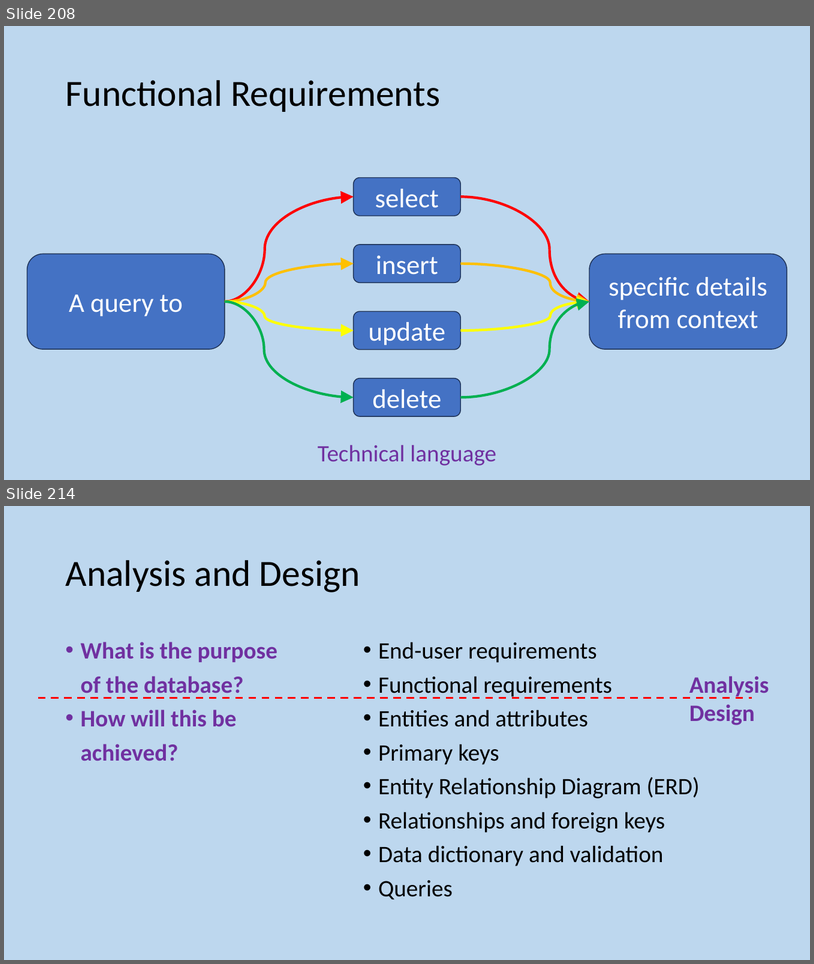
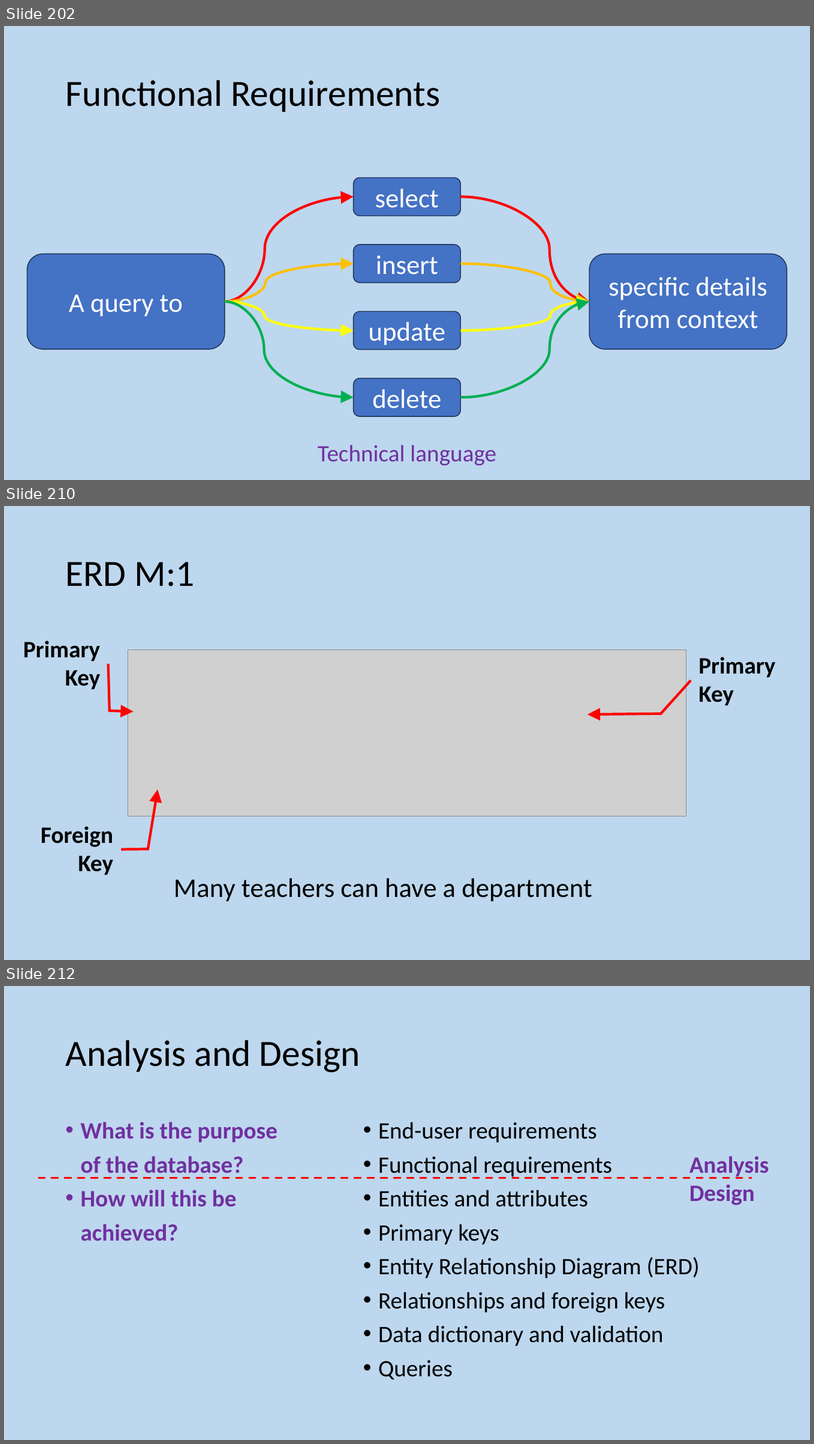
Before and after one commit to MrFriendCS/MrFriendCS.github.io, a slide deck: n5/ddd/N5 CS DDD Slides.pptx. Shown one above the other, each under a label of ours: slides 208 and 214 before the commit, slides 202, 210 and 212 after it; the slides between them are not shown. The pictures are 814x964 and 814x1444 pixels, drawn with LibreOffice and Linux fonts; fonts in the diff are those of the drawing; grey boxes stand for pictures. Boxes give left, top, right and bottom in pixels: in the first picture for what was removed or moved away, otherwise in the second. Text is boxed around its words. In the diff, an @@ line names an element or a change of style, - is before the commit and + after.

```diff
--- a/n5/ddd/N5 CS DDD Slides.pptx
+++ b/n5/ddd/N5 CS DDD Slides.pptx
@@ slide 210 added at (4, 506, 810, 960), background #BDD7EE @@
@@ title added at (65, 562, 195, 586), 44 pt, text #000000 @@
+ERD M:1
@@ callout added at (12, 637, 106, 687), outline #FF0000 3 pt, 28 pt, text #000000, bold @@
+Primary
+Key
@@ picture added at (128, 649, 686, 816) @@
@@ callout added at (693, 649, 783, 708), outline #FF0000 3 pt, 28 pt, text #000000, bold @@
+Primary
+Key
@@ callout added at (32, 824, 120, 871), outline #FF0000 3 pt, 28 pt, text #000000, bold @@
+Foreign
+Key
@@ text added at (174, 878, 593, 901), 32 pt, text #000000 @@
+Many teachers can have a department
@@ what was slide 208 is now slide 202 @@
@@ what was slide 214 is now slide 212 @@
```
Also in this commit, not shown: 15 slides changed, 7 other slides added, 4 other files.
